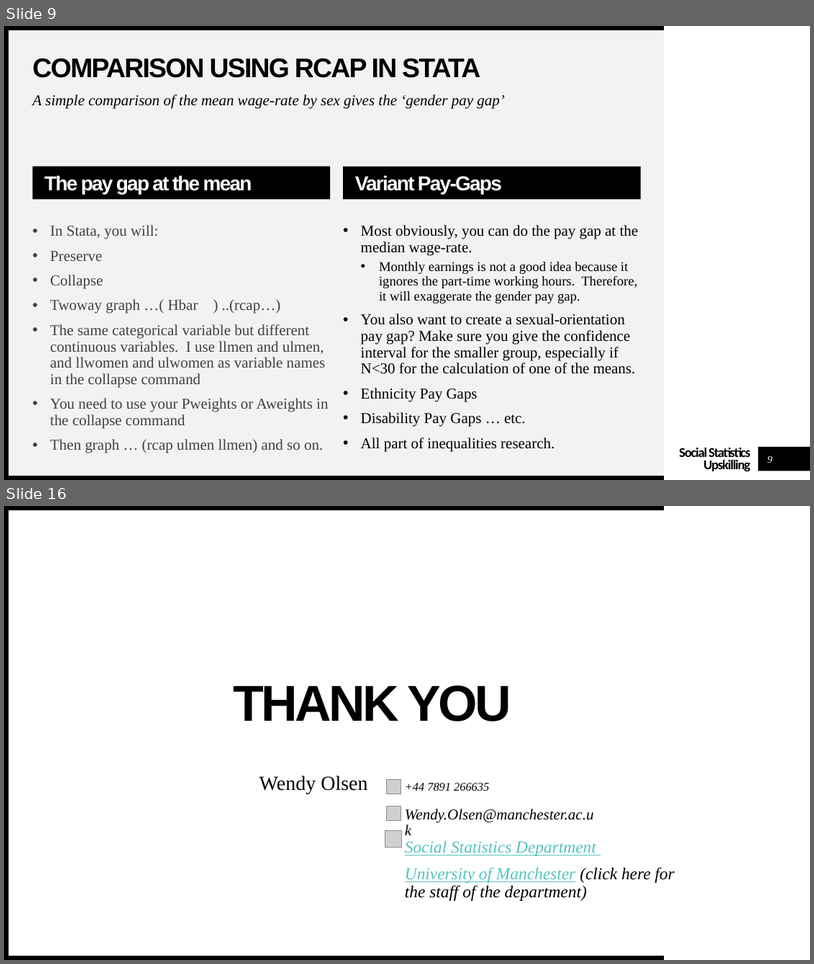
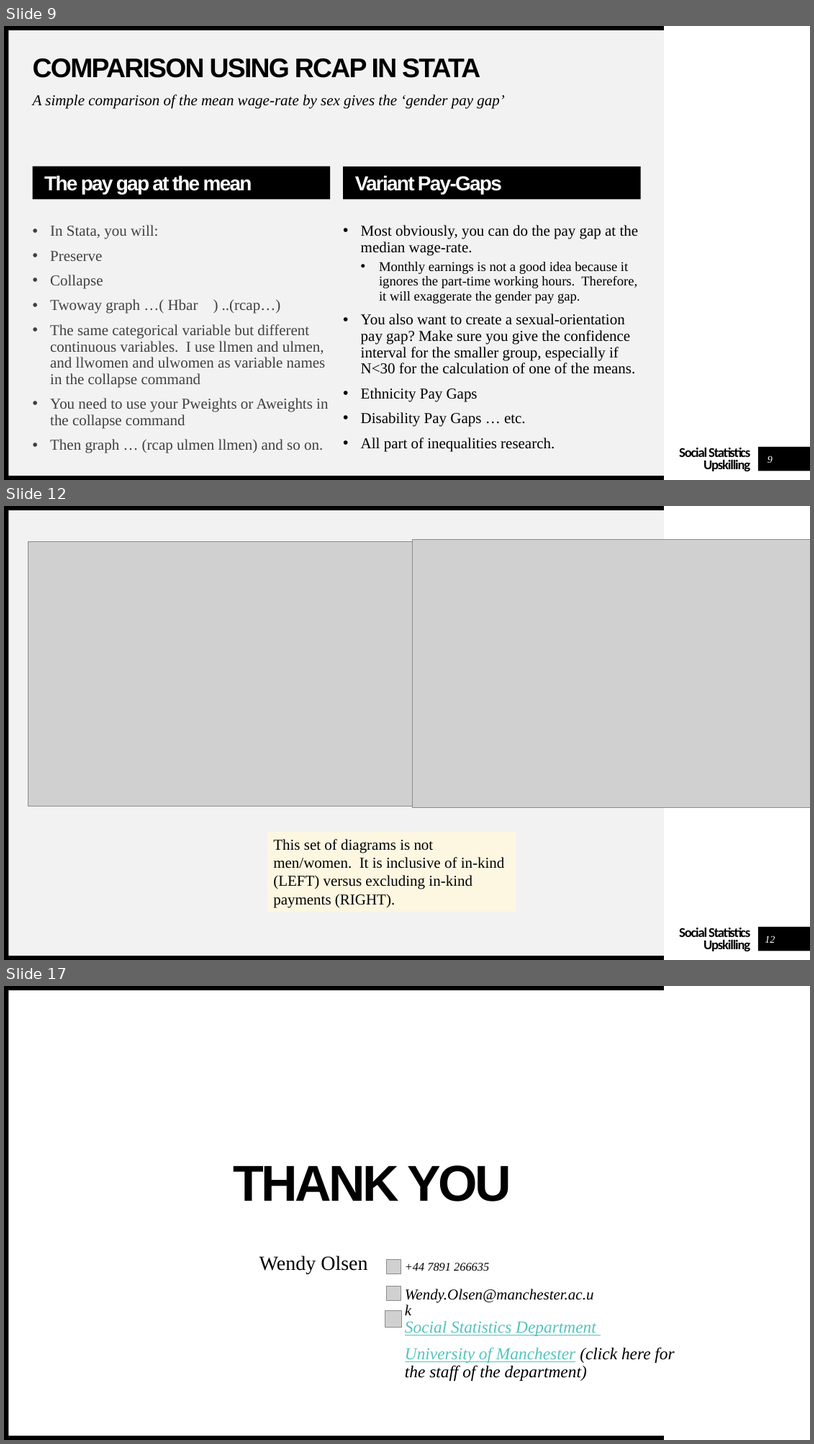
Before and after one commit to WendyOlsen/Upskilling2024, a slide deck: Pay Gap presentation.pptx. Shown one above the other, each under a label of ours: slides 9 and 16 before the commit, slides 9, 12 and 17 after it; the slides between them are not shown. The pictures are 814x964 and 814x1444 pixels, drawn with LibreOffice and Linux fonts; fonts in the diff are those of the drawing; grey boxes stand for pictures. Boxes give left, top, right and bottom in pixels: in the first picture for what was removed or moved away, otherwise in the second. Text is boxed around its words. In the diff, an @@ line names an element or a change of style, - is before the commit and + after.

```diff
--- a/Pay Gap presentation.pptx
+++ b/Pay Gap presentation.pptx
@@ slide 12 added at bbox=[4, 506, 810, 960], background #FFFFFF; not listed: 6 template elements that a slide beside it also shows @@
@@ picture added at bbox=[28, 541, 469, 806] @@
@@ picture added at bbox=[413, 540, 810, 808] @@
@@ rectangle added at bbox=[268, 832, 516, 911], fill #FDF7E2, 18 pt, text #000000 @@
+This set of diagrams is not men/women. It is inclusive of in-kind (LEFT) versus excluding in-kind payments (RIGHT).
@@ page number added at bbox=[765, 935, 775, 942], 12 pt, text #FFFFFF, italic @@
+12
@@ what was slide 16 is now slide 17 @@
```
Also in this commit, not shown: 6 slides changed, 3 other slides added, 3 slides removed, 1 other file.
